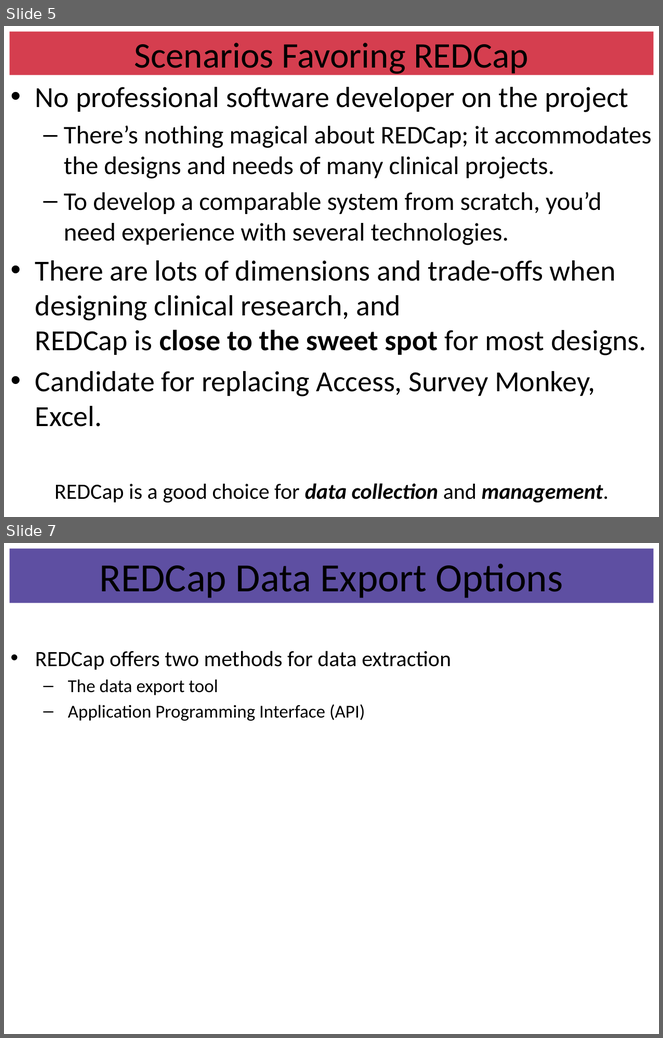
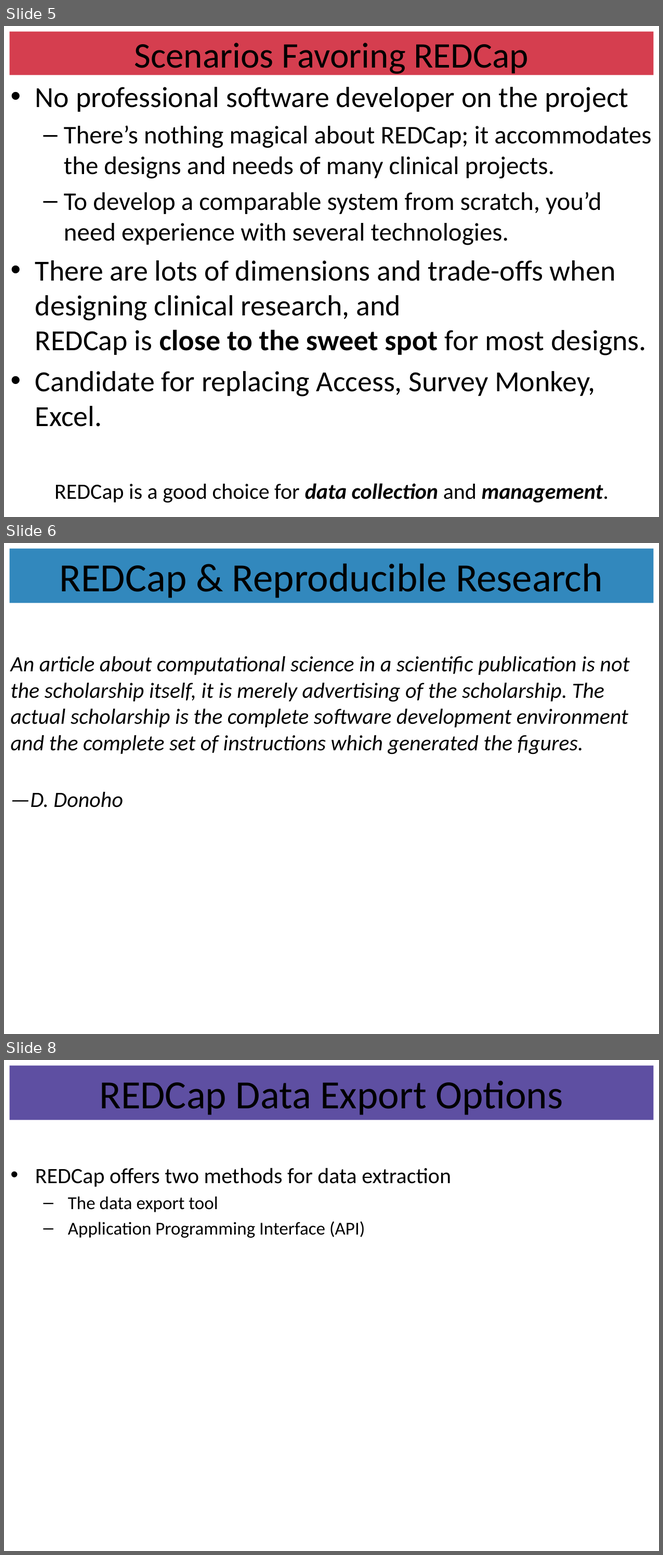
Before and after one commit to OuhscBbmc/RedcapExamplesAndPatterns, a slide deck: Publications/Presentation2014-04-07-MIECHV Paper Discussion/REDCapR.pptx. Shown one above the other, each under a label of ours: slides 5 and 7 before the commit, slides 5, 6 and 8 after it; the slides between them are not shown. The pictures are 663x1038 and 663x1555 pixels, drawn with LibreOffice and Linux fonts; fonts in the diff are those of the drawing. Boxes give left, top, right and bottom in pixels: in the first picture for what was removed or moved away, otherwise in the second. Text is boxed around its words. In the diff, an @@ line names an element or a change of style, - is before the commit and + after.

```diff
--- a/Publications/Presentation2014-04-07-MIECHV Paper Discussion/REDCapR.pptx
+++ b/Publications/Presentation2014-04-07-MIECHV Paper Discussion/REDCapR.pptx
@@ slide 6 added at (4, 543, 659, 1034), background #FFFFFF @@
@@ title added at (9, 548, 653, 603), fill #3288BD, 44 pt, text #000000 @@
+REDCap & Reproducible Research
@@ text added at (11, 656, 630, 808), 24 pt, text #000000, italic @@
+An article about computational science in a scientific publication is not the scholarship itself, it is merely advertising of the scholarship. The actual scholarship is the complete software development environment and the complete set of instructions which generated the figures.
+—D. Donoho
@@ what was slide 7 is now slide 8 @@
```
Also in this commit, not shown: 2 slides changed, 1 other slide added.
